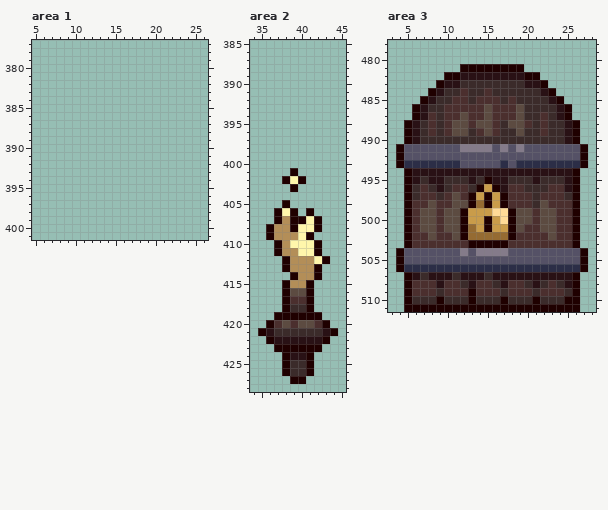
File history of a pixel-art file, assets/aseprite files/Combine.aseprite. That is the earlier state.
512x512 pixels, 1 frame. Colours within 5 levels of each other are drawn and written as one. Shown: area 1: x 5..26, y 377..401; area 2: x 34..45, y 385..428; area 3: x 3..28, y 478..511. The commit also changed other parts of the picture, which this record leaves out.
Once edited:
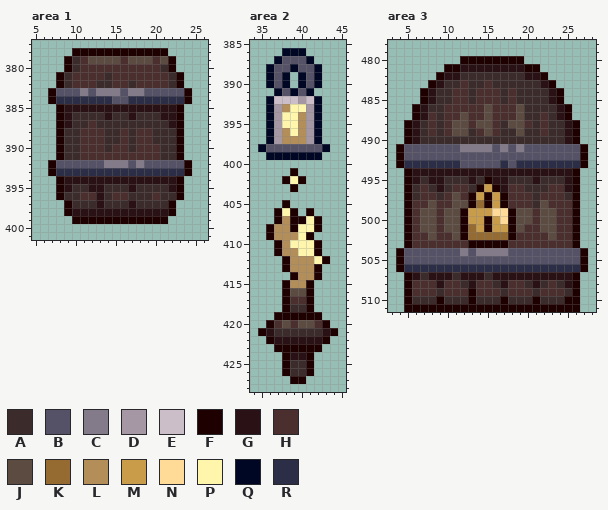
Palette (. is transparent): A #3b2b2a  B #555166  C #847b8a  D #a597a3  E #cbbec9  F #1f0000  G #291115  H #4b2f2e  J #5c4b41  K #956b32  L #b38e58  M #c99c4a  N #ffdb97  P #fff6ab  Q #000725  R #2c2e47
The exact change:
Changed rows in their new state; - is an unchanged pixel.
Area 1, layer "Flattened":
first column x 7:
378 ---FFFFFFFFFFFF---
379 --FAHJJJJHJJJHJF--
380 --FAHHHHHHHHHHAF--
381 -FAHHHHAHHHHHHHAF-
382 -FAHHHAAHHAHHHHAF-
383 FBBBCBCCCBCCBBBBBF
384 FRRRRRRRBBRRRRRRRF
385 -FGGGGGGGGGGGGGGF-
386 -FGAAAAGAAGAAAGGF-
387 -FGAAHAAAAAAAAAGF-
388 -FAAHHHAAHAHHAAAF-
389 -FAAHHHAAHAHHAAAF-
390 -FAAHHHAHHAHHHAAF-
391 -FAAHHHHHHHHHHAAF-
392 FBBBBBBCCCBCBBBBBF
393 FRRRRRRRRRRRRRRRRF
394 -FGGGGGGGGGGGGGGF-
395 -FGAAGGAAAGAAAAGF-
396 -FAAHHGAHHAAAHAAF-
397 --FAAAGAAAGAAAAF--
398 --FGGGGGGGGGGGGF--
399 ---FFFFFFFFFFFF---
Area 2, layer "Flattened":
first column x 35:
386 ---QQQ---
387 --QBBBQ--
388 -QBBQBBQ-
389 -QBQ-QBQ-
390 -QBQ-QBQ-
391 --QBQBQ--
392 -QEEEDEQ-
393 -QDLPPDQ-
394 -QDPPLDQ-
395 -QDPPLDQ-
396 -QDLPLDQ-
397 -QDLLLDQ-
398 QBBBBBBBQ
399 -QQQQQQQ-
Area 3, layer "Flattened":
first column x 7:
480 -----FFFFFFFF-----
481 ---FFGGGGGGGGFF---
482 --FGGAAAAAAAAGGF--
483 -FGAAH--H----AAGF-
484 FGA-H--H-H-H---AGF
Where, in picture pixels (left, top, right, bottom), the same in both pictures:
added: (48, 48, 192, 224)
added: (258, 48, 330, 160)
changed: (420, 56, 564, 96)
